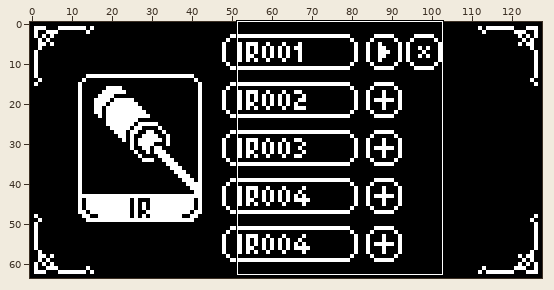
Two states of a pixel-art file, scripts/custom/sprites/files.aseprite. Above, an overview of the earlier version with the close-up marked.
Close-up. Before the edit:
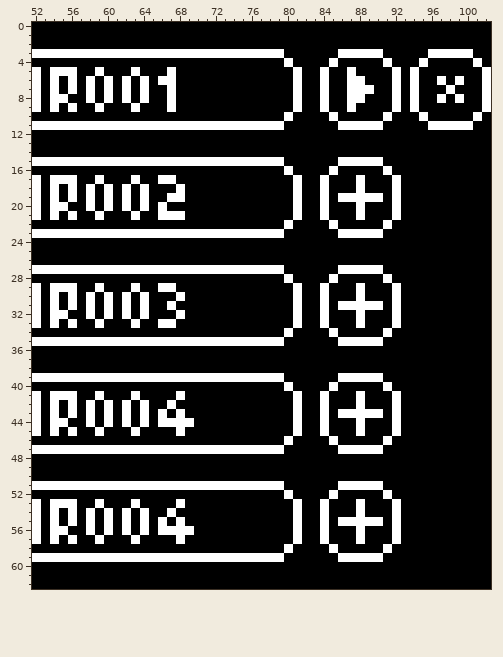
128x64 pixels, 1 frame. Shown: x 52..102, y 0..62.
After:
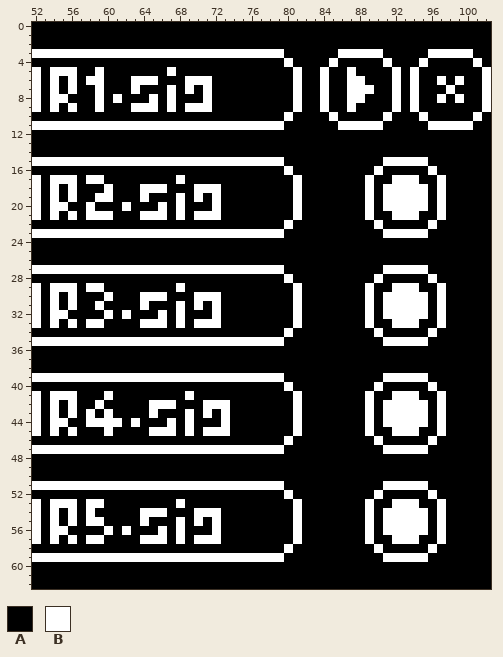
Palette (. is transparent): A #000000  B #ffffff
What changed:
--- layer "Layer 3"
@@ x 56..73 @@
  4 AAAAAAAAAAAAAAAAAA
- 5 BAABAAABAAABAAAAAA
- 6 BABABABABABBAAAAAA
- 7 BABABABABAABAAAAAA
- 8 AABABABABAABAAAAAA
- 9 BAABAAABAAABAAAAAA
+ 5 BAABAAAAAAABAAAAAA
+ 6 BABBAAABBBAAABBBAA
+ 7 BAABAAABAAABABABAA
+ 8 AAABABAAABABAAABAA
+ 9 BAABAAABBBABABBBAA
 10 AAAAAAAAAAAAAAAAAA
@@ x 52..102 @@
 14 AAAAAAAAAAAAAAAAAAAAAAAAAAAAAAAAAAAAAAAAAAAAAAAAAAA
-15 BBBBBBBBBBBBBBBBBBBBBBBBBBBBAAAAAABBBBBAAAAAAAAAAAA
-16 AAAAAAAAAAAAAAAAAAAAAAAAAAAABAAAABAAAAABAAAAAAAAAAA
-17 BABBBAABAAABAABBAAAAAAAAAAAAABAABAAABAAABAAAAAAAAAA
-18 BABABABABABABAAABAAAAAAAAAAAABAABAAABAAABAAAAAAAAAA
-19 BABABABABABABAABBAAAAAAAAAAAABAABABBBBBABAAAAAAAAAA
-20 BABBAABABABABABAAAAAAAAAAAAAABAABAAABAAABAAAAAAAAAA
-21 BABABAABAAABAABBBAAAAAAAAAAAABAABAAABAAABAAAAAAAAAA
-22 AAAAAAAAAAAAAAAAAAAAAAAAAAAABAAAABAAAAABAAAAAAAAAAA
-23 BBBBBBBBBBBBBBBBBBBBBBBBBBBBAAAAAABBBBBAAAAAAAAAAAA
+15 BBBBBBBBBBBBBBBBBBBBBBBBBBBBAAAAAAAAAAABBBBBAAAAAAA
+16 AAAAAAAAAAAAAAAAAAAAAAAAAAAABAAAAAAAAABAAAAABAAAAAA
+17 BABBBABBAAAAAAAABAAAAAAAAAAAABAAAAAAABAABBBAABAAAAA
+18 BABABAAABAAABBBAAABBBAAAAAAAABAAAAAAABABBBBBABAAAAA
+19 BABABAABBAAABAAABABABAAAAAAAABAAAAAAABABBBBBABAAAAA
+20 BABBAABAAABAAABABAAABAAAAAAAABAAAAAAABABBBBBABAAAAA
+21 BABABABBBAAABBBABABBBAAAAAAAABAAAAAAABAABBBAABAAAAA
+22 AAAAAAAAAAAAAAAAAAAAAAAAAAAABAAAAAAAAABAAAAABAAAAAA
+23 BBBBBBBBBBBBBBBBBBBBBBBBBBBBAAAAAAAAAAABBBBBAAAAAAA
 24 AAAAAAAAAAAAAAAAAAAAAAAAAAAAAAAAAAAAAAAAAAAAAAAAAAA
@@ x 52..102 @@
 26 AAAAAAAAAAAAAAAAAAAAAAAAAAAAAAAAAAAAAAAAAAAAAAAAAAA
-27 BBBBBBBBBBBBBBBBBBBBBBBBBBBBAAAAAABBBBBAAAAAAAAAAAA
-28 AAAAAAAAAAAAAAAAAAAAAAAAAAAABAAAABAAAAABAAAAAAAAAAA
-29 BABBBAABAAABAABBAAAAAAAAAAAAABAABAAABAAABAAAAAAAAAA
-30 BABABABABABABAAABAAAAAAAAAAAABAABAAABAAABAAAAAAAAAA
-31 BABABABABABABAABAAAAAAAAAAAAABAABABBBBBABAAAAAAAAAA
-32 BABBAABABABABAAABAAAAAAAAAAAABAABAAABAAABAAAAAAAAAA
-33 BABABAABAAABAABBAAAAAAAAAAAAABAABAAABAAABAAAAAAAAAA
-34 AAAAAAAAAAAAAAAAAAAAAAAAAAAABAAAABAAAAABAAAAAAAAAAA
-35 BBBBBBBBBBBBBBBBBBBBBBBBBBBBAAAAAABBBBBAAAAAAAAAAAA
+27 BBBBBBBBBBBBBBBBBBBBBBBBBBBBAAAAAAAAAAABBBBBAAAAAAA
+28 AAAAAAAAAAAAAAAAAAAAAAAAAAAABAAAAAAAAABAAAAABAAAAAA
+29 BABBBABBAAAAAAAABAAAAAAAAAAAABAAAAAAABAABBBAABAAAAA
+30 BABABAAABAAABBBAAABBBAAAAAAAABAAAAAAABABBBBBABAAAAA
+31 BABABAABAAAABAAABABABAAAAAAAABAAAAAAABABBBBBABAAAAA
+32 BABBAAAABABAAABABAAABAAAAAAAABAAAAAAABABBBBBABAAAAA
+33 BABABABBAAAABBBABABBBAAAAAAAABAAAAAAABAABBBAABAAAAA
+34 AAAAAAAAAAAAAAAAAAAAAAAAAAAABAAAAAAAAABAAAAABAAAAAA
+35 BBBBBBBBBBBBBBBBBBBBBBBBBBBBAAAAAAAAAAABBBBBAAAAAAA
 36 AAAAAAAAAAAAAAAAAAAAAAAAAAAAAAAAAAAAAAAAAAAAAAAAAAA
@@ x 52..102 @@
 38 AAAAAAAAAAAAAAAAAAAAAAAAAAAAAAAAAAAAAAAAAAAAAAAAAAA
-39 BBBBBBBBBBBBBBBBBBBBBBBBBBBBAAAAAABBBBBAAAAAAAAAAAA
-40 AAAAAAAAAAAAAAAAAAAAAAAAAAAABAAAABAAAAABAAAAAAAAAAA
-41 BABBBAABAAABAAAABAAAAAAAAAAAABAABAAABAAABAAAAAAAAAA
-42 BABABABABABABAABAAAAAAAAAAAAABAABAAABAAABAAAAAAAAAA
-43 BABABABABABABABABAAAAAAAAAAAABAABABBBBBABAAAAAAAAAA
-44 BABBAABABABABABBBBAAAAAAAAAAABAABAAABAAABAAAAAAAAAA
-45 BABABAABAAABAAAABAAAAAAAAAAAABAABAAABAAABAAAAAAAAAA
-46 AAAAAAAAAAAAAAAAAAAAAAAAAAAABAAAABAAAAABAAAAAAAAAAA
-47 BBBBBBBBBBBBBBBBBBBBBBBBBBBBAAAAAABBBBBAAAAAAAAAAAA
+39 BBBBBBBBBBBBBBBBBBBBBBBBBBBBAAAAAAAAAAABBBBBAAAAAAA
+40 AAAAAAAAAAAAAAAAAAAAAAAAAAAABAAAAAAAAABAAAAABAAAAAA
+41 BABBBAAABAAAAAAAABAAAAAAAAAAABAAAAAAABAABBBAABAAAAA
+42 BABABAABAAAAABBBAAABBBAAAAAAABAAAAAAABABBBBBABAAAAA
+43 BABABABABAAAABAAABABABAAAAAAABAAAAAAABABBBBBABAAAAA
+44 BABBAABBBBABAAABABAAABAAAAAAABAAAAAAABABBBBBABAAAAA
+45 BABABAAABAAAABBBABABBBAAAAAAABAAAAAAABAABBBAABAAAAA
+46 AAAAAAAAAAAAAAAAAAAAAAAAAAAABAAAAAAAAABAAAAABAAAAAA
+47 BBBBBBBBBBBBBBBBBBBBBBBBBBBBAAAAAAAAAAABBBBBAAAAAAA
 48 AAAAAAAAAAAAAAAAAAAAAAAAAAAAAAAAAAAAAAAAAAAAAAAAAAA
@@ x 52..102 @@
 50 AAAAAAAAAAAAAAAAAAAAAAAAAAAAAAAAAAAAAAAAAAAAAAAAAAA
-51 BBBBBBBBBBBBBBBBBBBBBBBBBBBBAAAAAABBBBBAAAAAAAAAAAA
-52 AAAAAAAAAAAAAAAAAAAAAAAAAAAABAAAABAAAAABAAAAAAAAAAA
-53 BABBBAABAAABAAAABAAAAAAAAAAAABAABAAABAAABAAAAAAAAAA
-54 BABABABABABABAABAAAAAAAAAAAAABAABAAABAAABAAAAAAAAAA
-55 BABABABABABABABABAAAAAAAAAAAABAABABBBBBABAAAAAAAAAA
-56 BABBAABABABABABBBBAAAAAAAAAAABAABAAABAAABAAAAAAAAAA
-57 BABABAABAAABAAAABAAAAAAAAAAAABAABAAABAAABAAAAAAAAAA
-58 AAAAAAAAAAAAAAAAAAAAAAAAAAAABAAAABAAAAABAAAAAAAAAAA
-59 BBBBBBBBBBBBBBBBBBBBBBBBBBBBAAAAAABBBBBAAAAAAAAAAAA
+51 BBBBBBBBBBBBBBBBBBBBBBBBBBBBAAAAAAAAAAABBBBBAAAAAAA
+52 AAAAAAAAAAAAAAAAAAAAAAAAAAAABAAAAAAAAABAAAAABAAAAAA
+53 BABBBABBAAAAAAAABAAAAAAAAAAAABAAAAAAABAABBBAABAAAAA
+54 BABABABAAAAABBBAAABBBAAAAAAAABAAAAAAABABBBBBABAAAAA
+55 BABABABBAAAABAAABABABAAAAAAAABAAAAAAABABBBBBABAAAAA
+56 BABBAAAABABAAABABAAABAAAAAAAABAAAAAAABABBBBBABAAAAA
+57 BABABABBAAAABBBABABBBAAAAAAAABAAAAAAABAABBBAABAAAAA
+58 AAAAAAAAAAAAAAAAAAAAAAAAAAAABAAAAAAAAABAAAAABAAAAAA
+59 BBBBBBBBBBBBBBBBBBBBBBBBBBBBAAAAAAAAAAABBBBBAAAAAAA
 60 AAAAAAAAAAAAAAAAAAAAAAAAAAAAAAAAAAAAAAAAAAAAAAAAAAA
